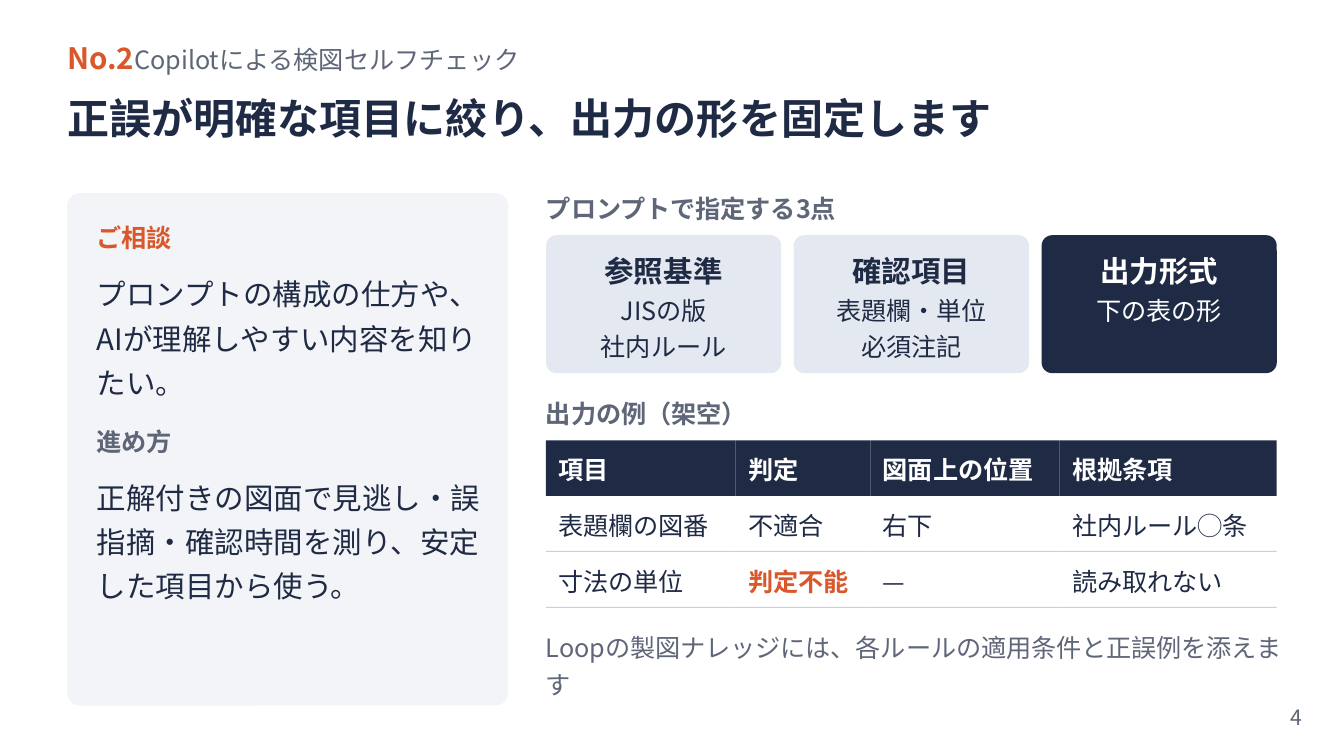
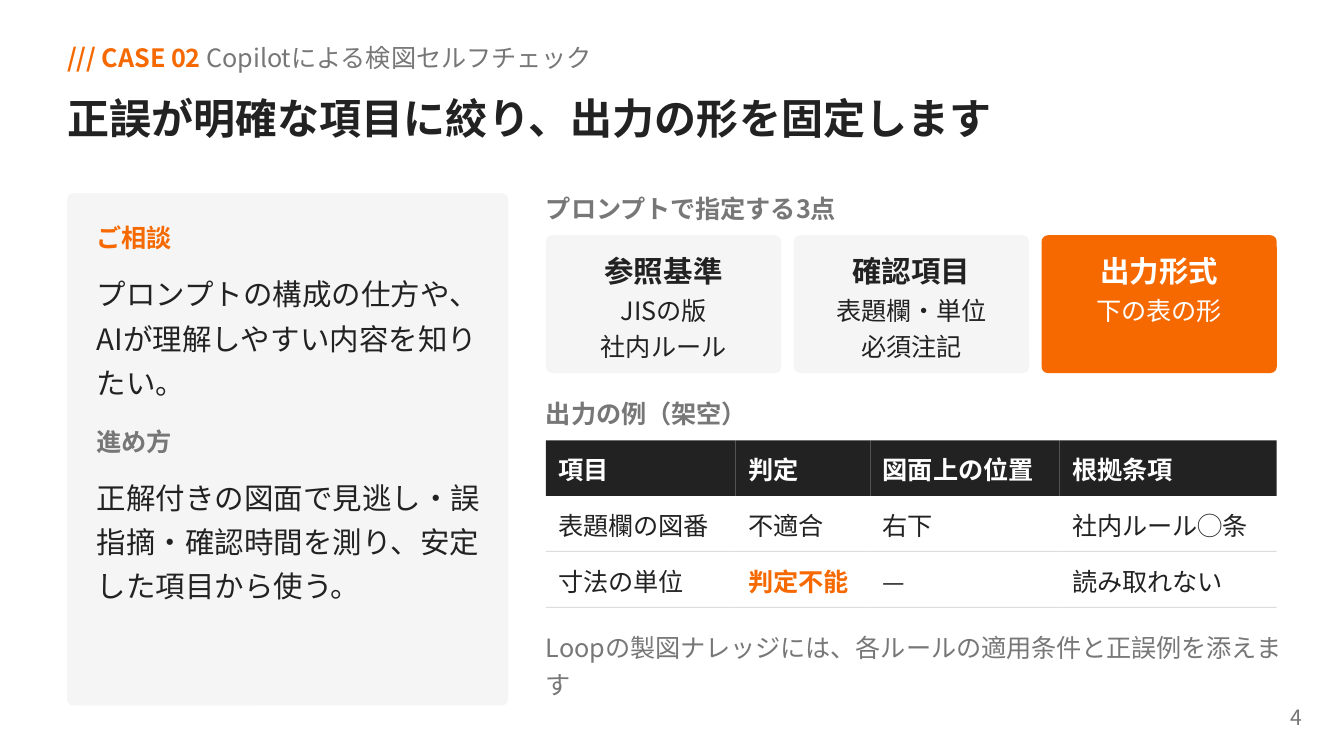
Before and after one commit to yoshiy-dev/yoshiy-dev, a slide deck: slide 4 of outputs/AI活用相談_回答まとめ.pptx. Drawn at 1344x756 pixels with LibreOffice and Linux fonts; fonts in the diff are those of the drawing. Boxes give left, top, right and bottom in pixels: in the first picture for what was removed or moved away, otherwise in the second. Text is boxed around its words. In the diff, an @@ line names an element or a change of style, - is before the commit and + after.

```diff
--- a/outputs/AI活用相談_回答まとめ.pptx
+++ b/outputs/AI活用相談_回答まとめ.pptx
@@ text at (102, 46, 592, 73): text changed; text colour #5E6678 to #777777 @@
-No.2Copilotによる検図セルフチェック
+/// CASE 02 Copilotによる検図セルフチェック
@@ rounded rectangle at (67, 194, 508, 706): fill #F3F4F7 to #F5F5F5; proportions changed @@
@@ text "ご相談" at (97, 225, 172, 250): text colour #D9572B to #F66901 @@
@@ rounded rectangle at (546, 235, 781, 374): fill #E4E8F0 to #F5F5F5; proportions changed @@
@@ rounded rectangle at (794, 235, 1030, 374): fill #E4E8F0 to #F5F5F5; proportions changed @@
@@ rounded rectangle at (1042, 235, 1277, 374): fill #1F2A44 to #F66901; proportions changed @@
@@ fill #1F2A44 to #222222 in 4 elements at (546, 441, 735, 496), (735, 441, 870, 496), (871, 441, 1060, 496), (1060, 441, 1277, 496) @@
@@ text "判定不能" at (748, 569, 848, 594): text colour #D9572B to #F66901 @@
@@ text colour #1F2A44 to #222222 in 14 elements at (67, 97, 991, 138), (97, 280, 479, 396), (97, 484, 481, 600), (604, 256, 722, 285), (601, 299, 726, 358), (852, 257, 970, 285), (836, 299, 986, 358), (559, 514, 709, 537), (748, 514, 823, 537), (883, 514, 933, 537), (1072, 513, 1248, 537), (559, 570, 684, 593), (1072, 569, 1222, 593), (883, 563, 1110, 595) @@
@@ fill #C9CFDB to #DDDDDD in 8 elements at (546, 551, 735, 552), (735, 551, 870, 552), (871, 551, 1060, 552), (1060, 551, 1277, 552), (546, 607, 735, 609), (735, 607, 870, 609), (871, 607, 1060, 609), (1060, 607, 1277, 609) @@
@@ text colour #5E6678 to #777777 in 5 elements at (97, 429, 172, 453), (546, 196, 836, 220), (546, 401, 747, 426), (546, 636, 1282, 695), (1290, 709, 1302, 725) @@
```
Also in this commit, not shown: 11 other slides changed, 1 other file.
